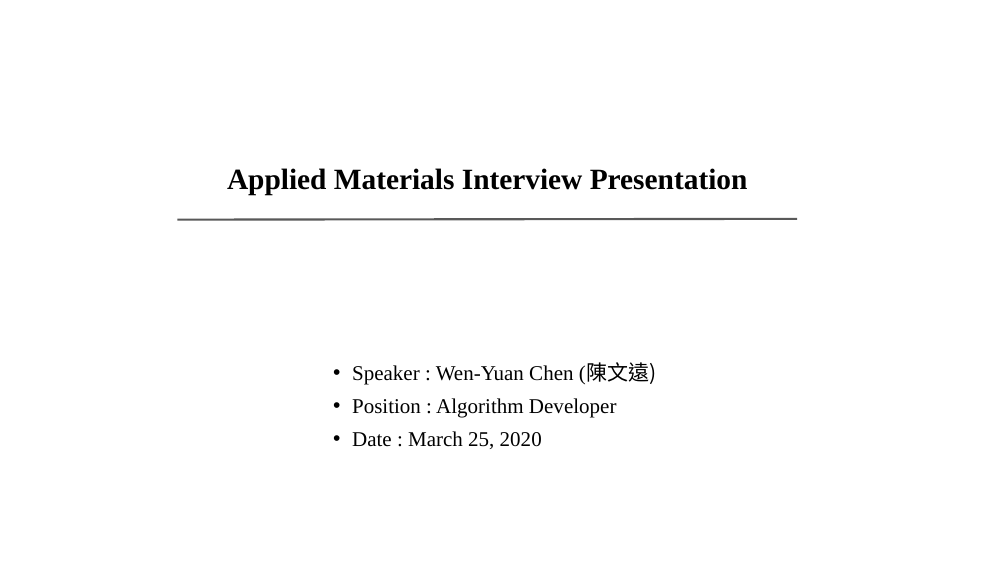
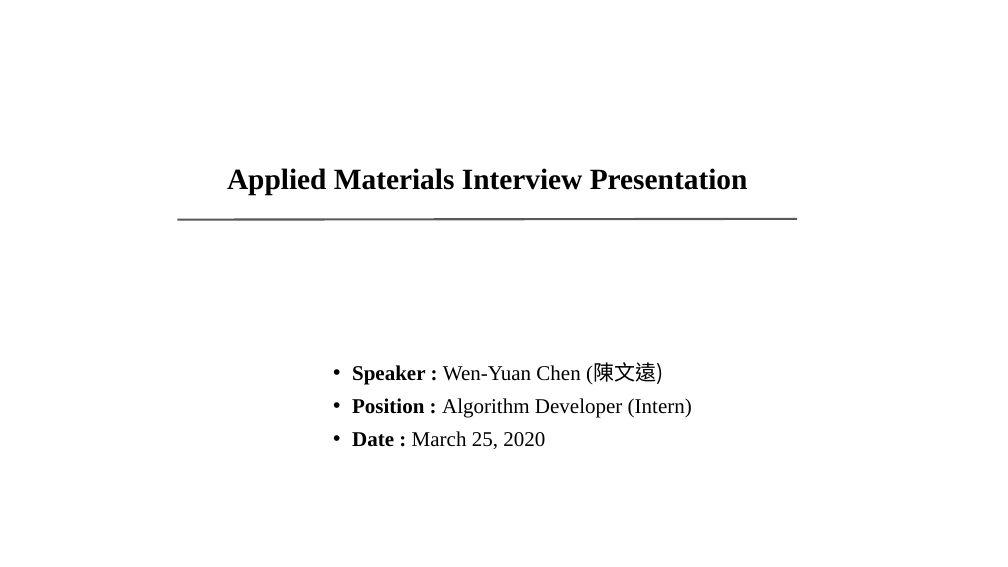
Before and after one commit to chris-nthu/nodejs-pwa, a slide deck: slide 2 of File/AMAT 履歷/Interview.pptx. Drawn at 1008x567 pixels with LibreOffice and Linux fonts; fonts in the diff are those of the drawing. Boxes give left, top, right and bottom in pixels: in the first picture for what was removed or moved away, otherwise in the second. Text is boxed around its words. In the diff, an @@ line names an element or a change of style, - is before the commit and + after.

```diff
--- a/File/AMAT 履歷/Interview.pptx
+++ b/File/AMAT 履歷/Interview.pptx
@@ text at (352, 363, 663, 449): bold on in "Speaker :", "Date :" @@
@@ text at (352, 398, 692, 418): text changed @@
-• Position : Algorithm Developer
+• Position : Algorithm Developer (Intern)
```
Also in this commit, not shown: 4 other slides changed, 10 slides added.
